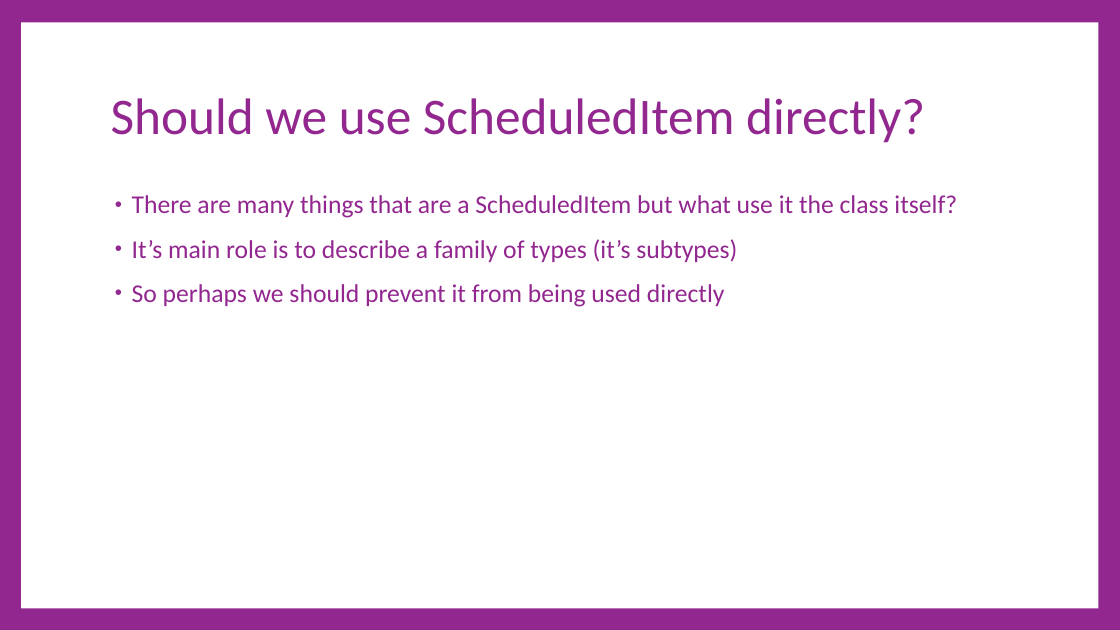
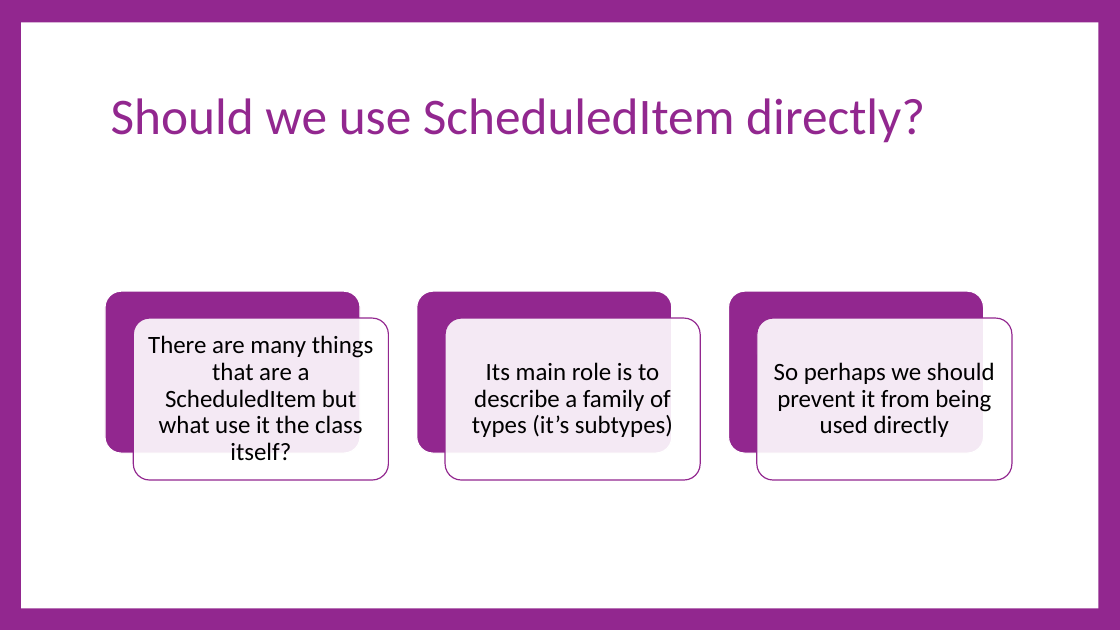
Before and after one commit to cdiggins/cs321, a slide deck: slide 30 of class-notes/cs321-winter-2023-lecture-11-polymorphism.pptx. Drawn at 1120x630 pixels with LibreOffice and Linux fonts; fonts in the diff are those of the drawing. Boxes give left, top, right and bottom in pixels: in the first picture for what was removed or moved away, otherwise in the second. Text is boxed around its words. In the diff, an @@ line names an element or a change of style, - is before the commit and + after.

```diff
--- a/class-notes/cs321-winter-2023-lecture-11-polymorphism.pptx
+++ b/class-notes/cs321-winter-2023-lecture-11-polymorphism.pptx
@@ text removed at (132,195,957,307) @@
-• There are many things that are a ScheduledItem but what use it the class itself?
-• It’s main role is to describe a family of types (it’s subtypes)
-• So perhaps we should prevent it from being used directly
@@ group added at (105,291,1012,480): 6 rounded rectangles, 3 texts @@
+There are many things that are a ScheduledItem but what use it the class itself?
+Its main role is to describe a family of types (it’s subtypes)
+So perhaps we should prevent it from being used directly
```
Also in this commit, not shown: 27 other slides changed, 1 other file.
